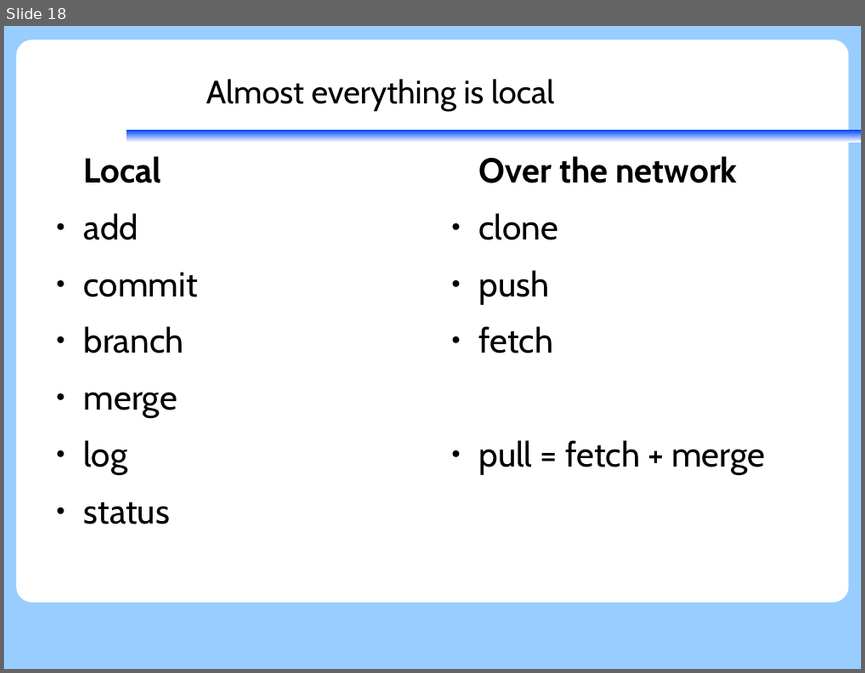
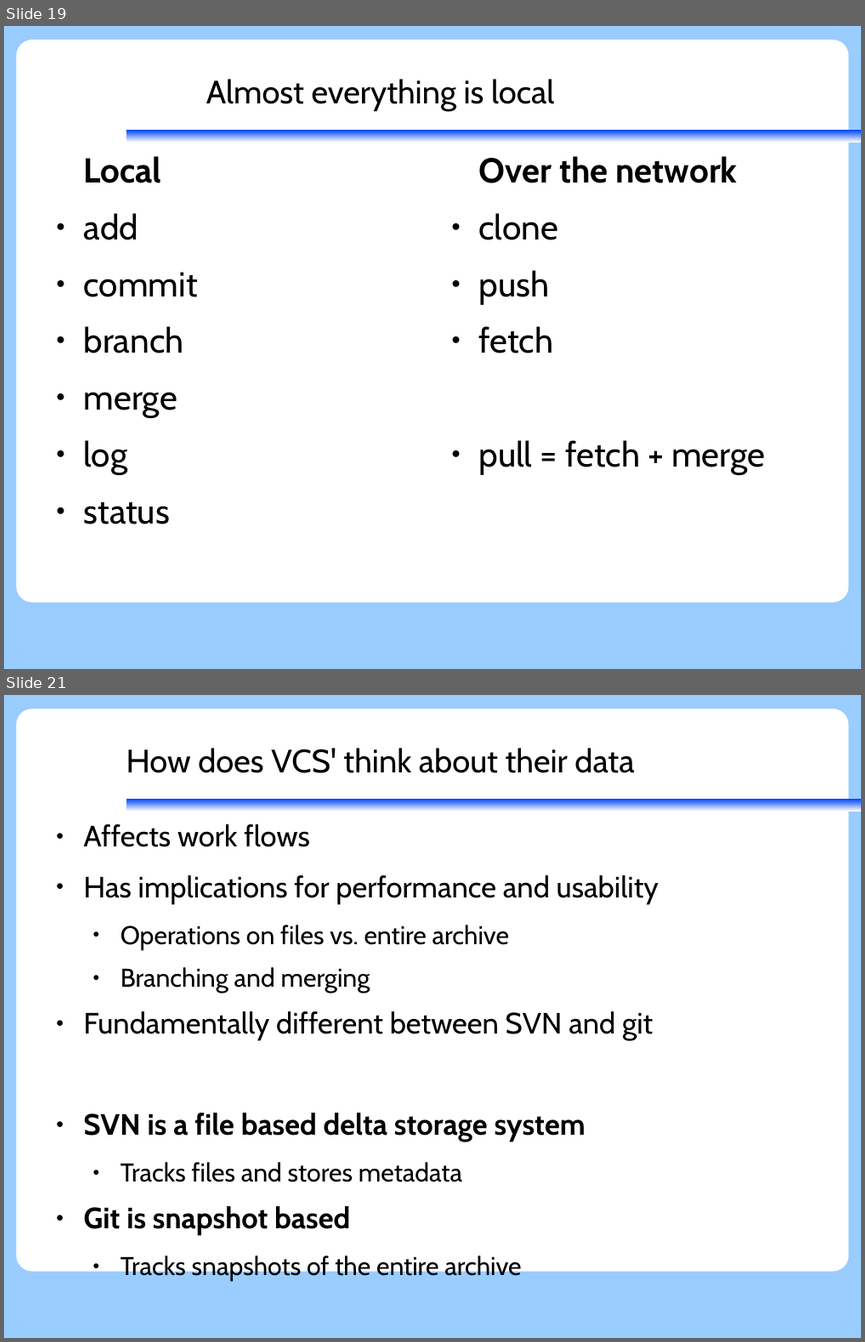
Before and after one commit to KennethNielsen/presentations, a slide deck: git/git.odp. Shown one above the other, each under a label of ours: slide 18 before the commit, slides 19 and 21 after it; the slides between them are not shown. The pictures are 865x673 and 865x1342 pixels, drawn with LibreOffice and Linux fonts; fonts in the diff are those of the drawing; background and template pictures are left out. Boxes give left, top, right and bottom in pixels: in the first picture for what was removed or moved away, otherwise in the second. Text is boxed around its words. In the diff, an @@ line names an element or a change of style, - is before the commit and + after.

```diff
--- a/git/git.odp
+++ b/git/git.odp
@@ slide 21 added at (4, 695, 861, 1338), background #99CCFF; not listed: 2 template elements that a slide beside it also shows @@
@@ title added at (126, 748, 634, 773), 30 pt, text #000000 @@
+How does VCS' think about their data
@@ text added at (84, 824, 658, 1281), 27.2 pt, text #000000 @@
+● Affects work flows
+● Has implications for performance and usability
+  ● Operations on files vs. entire archive
+  ● Branching and merging
+● Fundamentally different between SVN and git
+● SVN is a file based delta storage system
+  ● Tracks files and stores metadata
+● Git is snapshot based
+  ● Tracks snapshots of the entire archive
@@ what was slide 18 is now slide 19 @@
```
Also in this commit, not shown: 3 slides changed, 16 other slides added.
